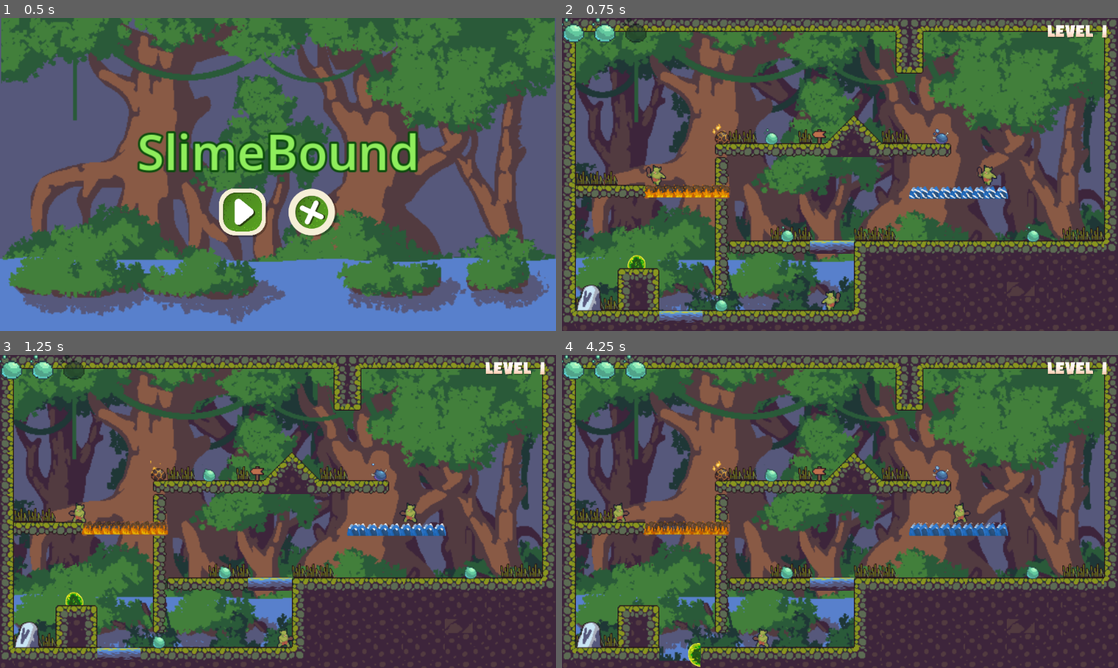
Above: before the commit, frames 1-4 (two rows, left to right).
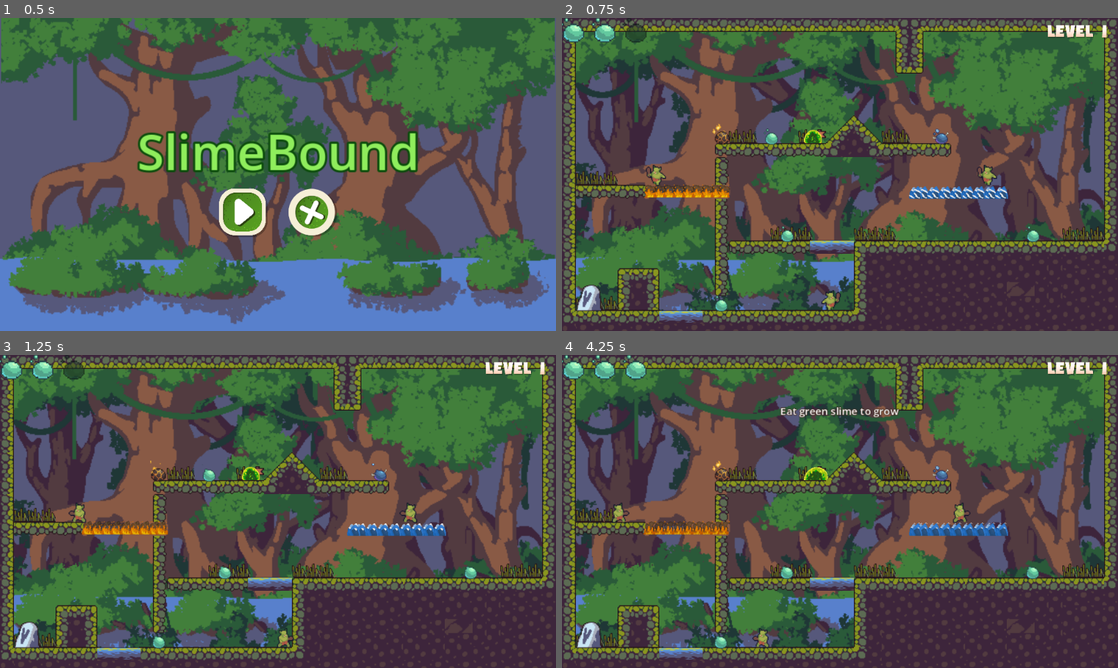
Above: after the commit, the same moments.

Repository: twilight-tech663/TDDD23_game_design
Game: Godot game, scene res://scenes/main.tscn
The game is run twice, just before and just after one commit, with the same random seed, the same clock (stepped at 60 frames per second) and the same inputs.
Inputs (mouse positions are in pixels of both pictures, inside the frame that each line leads up to):
- Up to frame 1 (0.5 s): no input
- Up to frame 2 (0.75 s): click (806, 212) at 0.5 s
- Up to frame 3 (1.25 s): no input
- Up to frame 4 (4.25 s): hold D (move_right) 1.28-2.78 s; tap Space (drop) every 0.75 s from 1.35 to 3.6 s; hold A (move_left) 2.78-3.53 s; hold D (move_right) from 3.53 s (still down)

Frame 1 is identical in both runs. In frame 2, 0.2% of the frame differs, in the area x 11-47%, y 35-80%; in frame 3, 0.2%; in frame 4, 1.0%, in the area x 17-61%, y 16-100%.

Commit message:
add tutorial hint

Diff:
--- a/scenes/map/game_map/level_1.tscn
+++ b/scenes/map/game_map/level_1.tscn
@@ -50,6 +50,8 @@
 [ext_resource type="PackedScene" uid="uid://btu18e3avjacp" path="res://scenes/map/star_rating/star_rating.tscn" id="48_starrating"]
 [ext_resource type="Texture2D" uid="uid://cgf58aauxxmmb" path="res://asset/jungle-game-ui/PNG/bubble/level.png" id="49_levelimg"]
 [ext_resource type="Texture2D" uid="uid://cb5l456em8fao" path="res://asset/jungle-game-ui/PNG/bubble/1.png" id="50_number"]
+[ext_resource type="PackedScene" path="res://scenes/map/tutorial_hint/tutorial_hint.tscn" id="51_hint"]
+[ext_resource type="Script" uid="uid://qoy0sp56ptpv" path="res://scenes/map/tutorial_hint/tutorial_trigger.gd" id="52_trigger"]
 
 [sub_resource type="TileSetAtlasSource" id="TileSetAtlasSource_ed7xj"]
 texture = ExtResource("1_21ydc")
@@ -899,6 +901,21 @@
 sources/33 = SubResource("TileSetAtlasSource_r66ou")
 sources/34 = SubResource("TileSetAtlasSource_0i17h")
 
+[sub_resource type="RectangleShape2D" id="RectangleShape2D_hint1"]
+size = Vector2(140, 80)
+
+[sub_resource type="RectangleShape2D" id="RectangleShape2D_hint2"]
+size = Vector2(60, 60)
+
+[sub_resource type="RectangleShape2D" id="RectangleShape2D_hint3"]
+size = Vector2(130, 60)
+
+[sub_resource type="RectangleShape2D" id="RectangleShape2D_hint4"]
+size = Vector2(100, 70)
+
+[sub_resource type="RectangleShape2D" id="RectangleShape2D_hint5"]
+size = Vector2(100, 60)
+
 [node name="Map3" type="TileMapLayer" unique_id=328359778]
 tile_map_data = PackedByteArray("AAABABUAAAACAAAAAAABABYAAAACAAEAAAACABUAAAADAAAAAAACABYAAAADAAEAAAADABUAAAAEAAAAAAADAB …(5104 unchanged characters)…
 tile_set = SubResource("TileSet_o6ise")
@@ -912,7 +929,7 @@
 texture = ExtResource("35_38ysu")
 
 [node name="Player" parent="." unique_id=1490423673 instance=ExtResource("37_juwpf")]
-position = Vector2(86, 275)
+position = Vector2(289, 125)
 
 [node name="Door" parent="." unique_id=1271399184 instance=ExtResource("44_okoy5")]
 position = Vector2(31, 322)
@@ -950,6 +967,62 @@
 texture = ExtResource("50_number")
 expand_mode = 1
 stretch_mode = 5
+
+[node name="TutorialHint1" parent="." unique_id=1000000021 instance=ExtResource("51_hint")]
+text = "Space to detach"
+
+[node name="TutorialHint2" parent="." unique_id=1000000022 instance=ExtResource("51_hint")]
+text = "Eat green slime to grow"
+
+[node name="TutorialHint3" parent="." unique_id=1000000023 instance=ExtResource("51_hint")]
+text = "Eat red slime to burn Goblins"
+
+[node name="TutorialHint4" parent="." unique_id=1000000024 instance=ExtResource("51_hint")]
+text = "Eat white slime to freeze Goblins"
+
+[node name="HintTrigger1" type="Area2D" parent="." unique_id=1000000031]
+position = Vector2(277, 40)
+script = ExtResource("52_trigger")
+hint_path = NodePath("../TutorialHint1")
+
+[node name="CollisionShape2D" type="CollisionShape2D" parent="HintTrigger1" unique_id=1000000041]
+shape = SubResource("RectangleShape2D_hint1")
+
+[node name="HintTrigger2" type="Area2D" parent="." unique_id=1000000032]
+position = Vector2(240, 136)
+script = ExtResource("52_trigger")
+hint_path = NodePath("../TutorialHint2")
+
+[node name="CollisionShape2D" type="CollisionShape2D" parent="HintTrigger2" unique_id=1000000042]
+shape = SubResource("RectangleShape2D_hint2")
+
+[node name="HintTrigger3" type="Area2D" parent="." unique_id=1000000033]
+position = Vector2(150, 190)
+script = ExtResource("52_trigger")
+hint_path = NodePath("../TutorialHint3")
+
+[node name="CollisionShape2D" type="CollisionShape2D" parent="HintTrigger3" unique_id=1000000043]
+position = Vector2(-8, -33)
+shape = SubResource("RectangleShape2D_hint3")
+
+[node name="HintTrigger4" type="Area2D" parent="." unique_id=1000000034]
+position = Vector2(436, 140)
+script = ExtResource("52_trigger")
+hint_path = NodePath("../TutorialHint4")
+
+[node name="CollisionShape2D" type="CollisionShape2D" parent="HintTrigger4" unique_id=1000000044]
+shape = SubResource("RectangleShape2D_hint4")
+
+[node name="TutorialHint5" parent="." unique_id=1000000025 instance=ExtResource("51_hint")]
+text = "3 hearts: platform sinks, 1 heart: platform rises"
+
+[node name="HintTrigger5" type="Area2D" parent="." unique_id=1000000035]
+position = Vector2(311, 235)
+script = ExtResource("52_trigger")
+hint_path = NodePath("../TutorialHint5")
+
+[node name="CollisionShape2D" type="CollisionShape2D" parent="HintTrigger5" unique_id=1000000045]
+shape = SubResource("RectangleShape2D_hint5")
 
 [node name="YouLoseLayer" type="CanvasLayer" parent="." unique_id=1000000001]
 visible = false
@@ -1075,3 +1148,8 @@
 
 [connection signal="death" from="Player" to="." method="_on_player_death"]
 [connection signal="victory" from="Door" to="." method="_on_door_victory"]
+[connection signal="body_entered" from="HintTrigger1" to="HintTrigger1" method="_on_body_entered"]
+[connection signal="body_entered" from="HintTrigger2" to="HintTrigger2" method="_on_body_entered"]
+[connection signal="body_entered" from="HintTrigger3" to="HintTrigger3" method="_on_body_entered"]
+[connection signal="body_entered" from="HintTrigger4" to="HintTrigger4" method="_on_body_entered"]
+[connection signal="body_entered" from="HintTrigger5" to="HintTrigger5" method="_on_body_entered"]
--- /dev/null
+++ b/scenes/map/tutorial_hint/tutorial_hint.gd
@@ -0,0 +1,11 @@
+extends CanvasLayer
+
+@export var text: String
+
+func show_hint() -> void:
+	$Panel/Label.text = text
+	visible = true
+	$Timer.start()
+
+func _on_timer_timeout() -> void:
+	visible = false
--- /dev/null
+++ b/scenes/map/tutorial_hint/tutorial_hint.tscn
@@ -0,0 +1,45 @@
+[gd_scene format=3 uid="uid://cwasscslfc5qb"]
+
+[ext_resource type="Script" uid="uid://jm8i0swivktf" path="res://scenes/map/tutorial_hint/tutorial_hint.gd" id="1_script"]
+
+[sub_resource type="LabelSettings" id="LabelSettings_hint"]
+font_size = 12
+outline_size = 3
+outline_color = Color(0.2, 0.1, 0.05, 1)
+
+[node name="TutorialHint" type="CanvasLayer" unique_id=1879987369]
+visible = false
+script = ExtResource("1_script")
+
+[node name="Panel" type="Control" parent="." unique_id=704554073]
+layout_mode = 3
+anchors_preset = 5
+anchor_left = 0.5
+anchor_right = 0.5
+offset_left = -200.0
+offset_top = 40.0
+offset_right = 200.0
+offset_bottom = 90.0
+grow_horizontal = 2
+
+[node name="Label" type="Label" parent="Panel" unique_id=270529777]
+layout_mode = 1
+anchors_preset = 15
+anchor_right = 1.0
+anchor_bottom = 1.0
+offset_left = 12.0
+offset_top = 4.0
+offset_right = -12.0
+offset_bottom = -4.0
+grow_horizontal = 2
+grow_vertical = 2
+label_settings = SubResource("LabelSettings_hint")
+horizontal_alignment = 1
+vertical_alignment = 1
+autowrap_mode = 3
+
+[node name="Timer" type="Timer" parent="." unique_id=1262271753]
+wait_time = 4.0
+one_shot = true
+
+[connection signal="timeout" from="Timer" to="." method="_on_timer_timeout"]
--- /dev/null
+++ b/scenes/map/tutorial_hint/tutorial_trigger.gd
@@ -0,0 +1,12 @@
+extends Area2D
+
+@export var hint_path: NodePath
+@onready var hint: CanvasLayer = get_node(hint_path)
+
+var is_triggered := false
+
+func _on_body_entered(body: Node2D) -> void:
+	if is_triggered or not body is Player:
+		return
+	is_triggered = true
+	hint.show_hint()
Not shown, added: scenes/map/tutorial_hint/tutorial_hint.gd.uid
Not shown, added: scenes/map/tutorial_hint/tutorial_trigger.gd.uid
